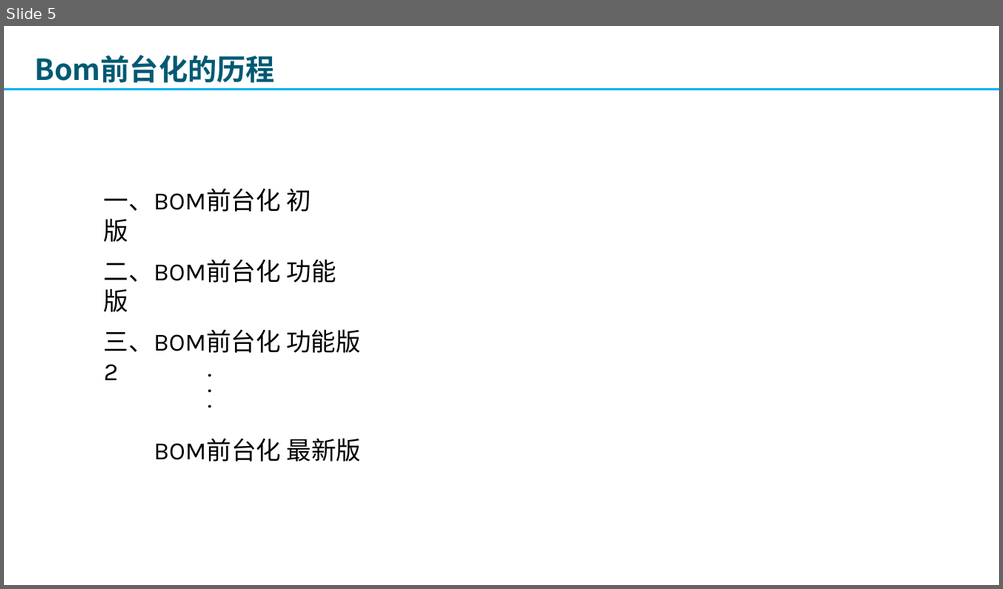
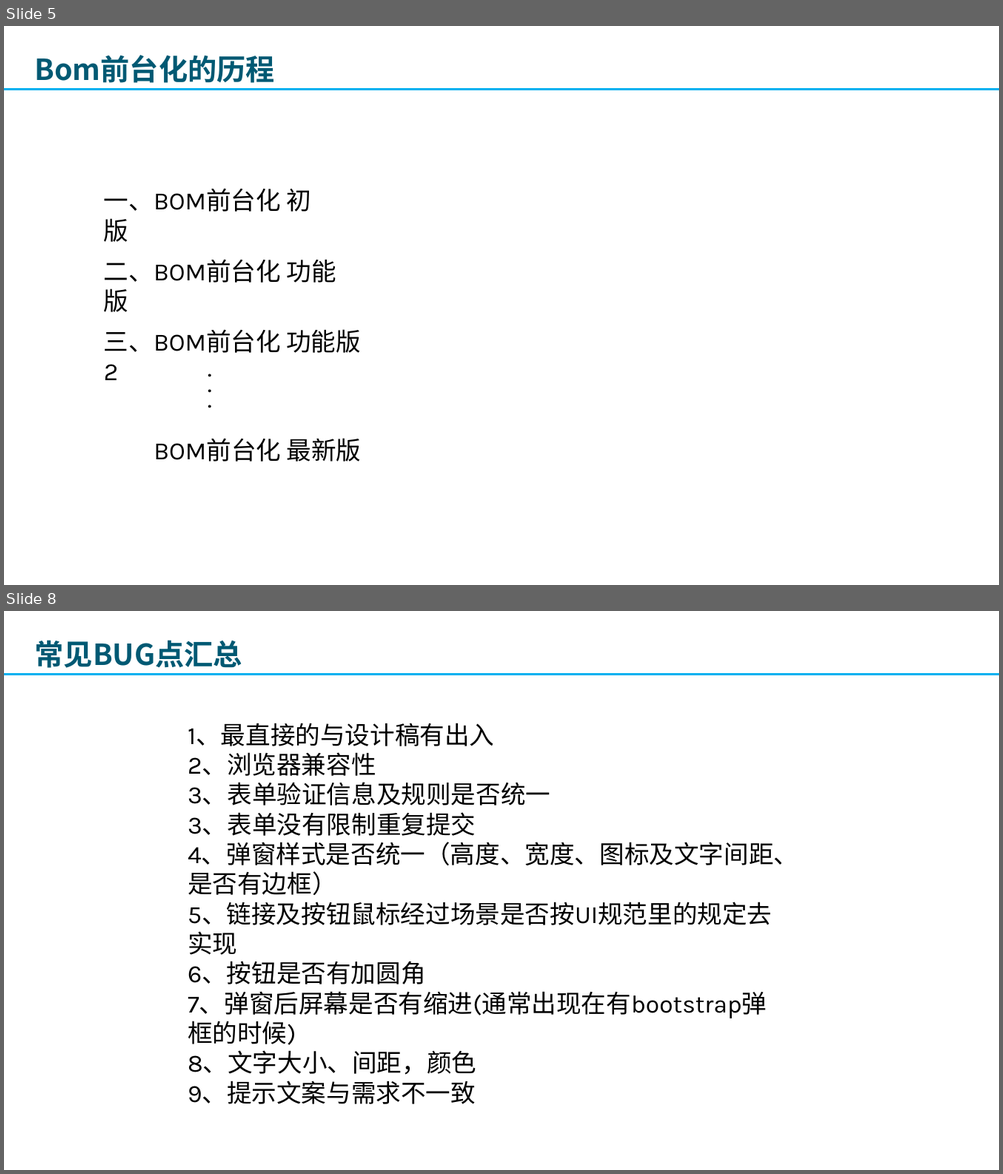
Before and after one commit to lbb1/lbb1.github.io, a slide deck: doc/2019-10-22 bom项目前端开发的收获.pptx. Shown one above the other, each under a label of ours: slide 5 before the commit, slides 5 and 8 after it; the slides between them are not shown. The pictures are 1003x589 and 1003x1174 pixels, drawn with LibreOffice and Linux fonts; fonts in the diff are those of the drawing; background and template pictures are left out. Boxes give left, top, right and bottom in pixels: in the first picture for what was removed or moved away, otherwise in the second. Text is boxed around its words. In the diff, an @@ line names an element or a change of style, - is before the commit and + after.

```diff
--- a/doc/2019-10-22 bom项目前端开发的收获.pptx
+++ b/doc/2019-10-22 bom项目前端开发的收获.pptx
@@ slide 8 added at box(4, 611, 999, 1170), background picture (left out) @@
@@ text added at box(35, 640, 242, 668), 21 pt, text #005973, bold @@
+常见BUG点汇总
@@ line added from (4, 675) to (999, 675), #00B0F0 1.5 pt @@
@@ text added at box(188, 723, 798, 1105), 18 pt, text #000000 @@
+1、最直接的与设计稿有出入
+2、浏览器兼容性
+3、表单验证信息及规则是否统一
+3、表单没有限制重复提交
+4、弹窗样式是否统一（高度、宽度、图标及文字间距、是否有边框）
+5、链接及按钮鼠标经过场景是否按UI规范里的规定去实现
+6、按钮是否有加圆角
+7、弹窗后屏幕是否有缩进(通常出现在有bootstrap弹框的时候)
+8、文字大小、间距，颜色
+9、提示文案与需求不一致
```
Also in this commit, not shown: 1 slide changed, 7 other slides added, 1 slide removed, 1 other file.
